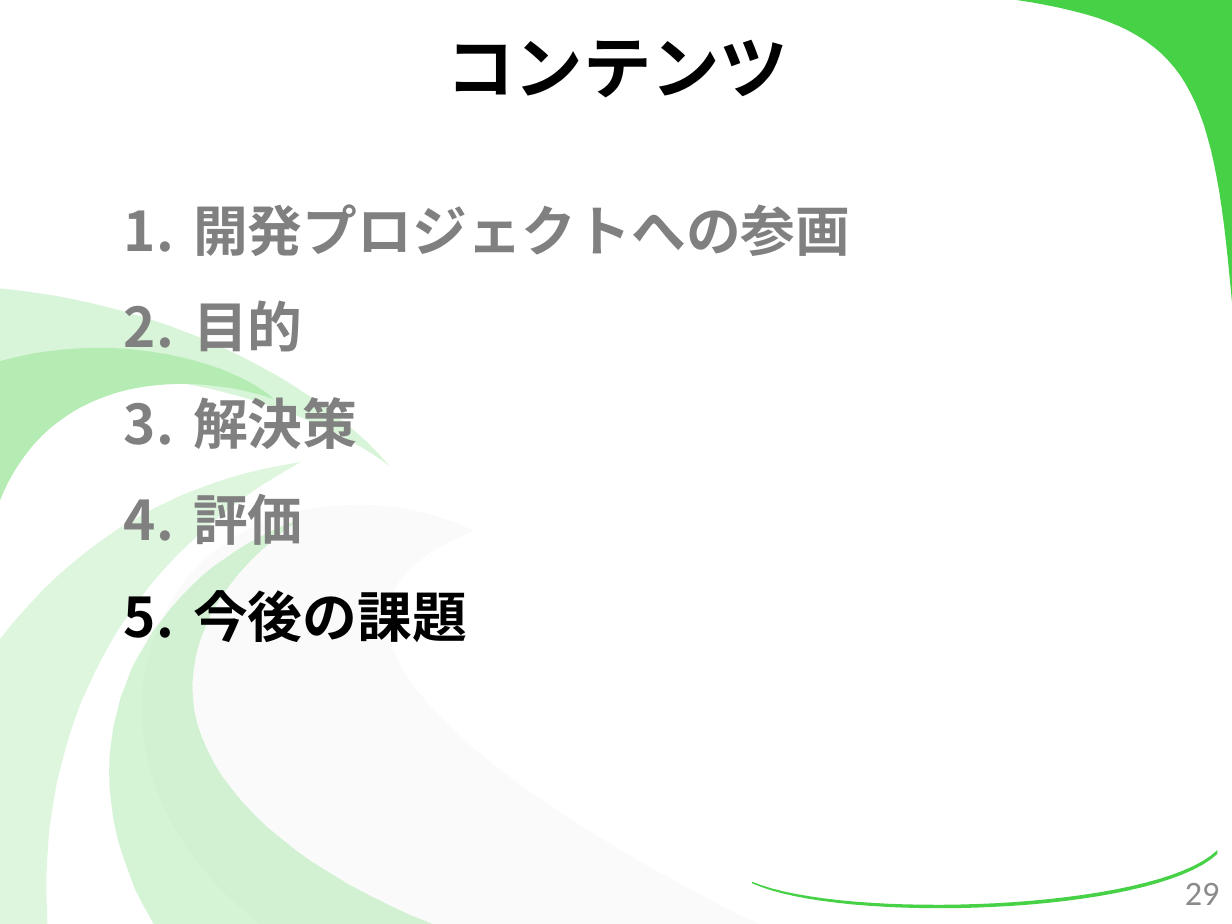
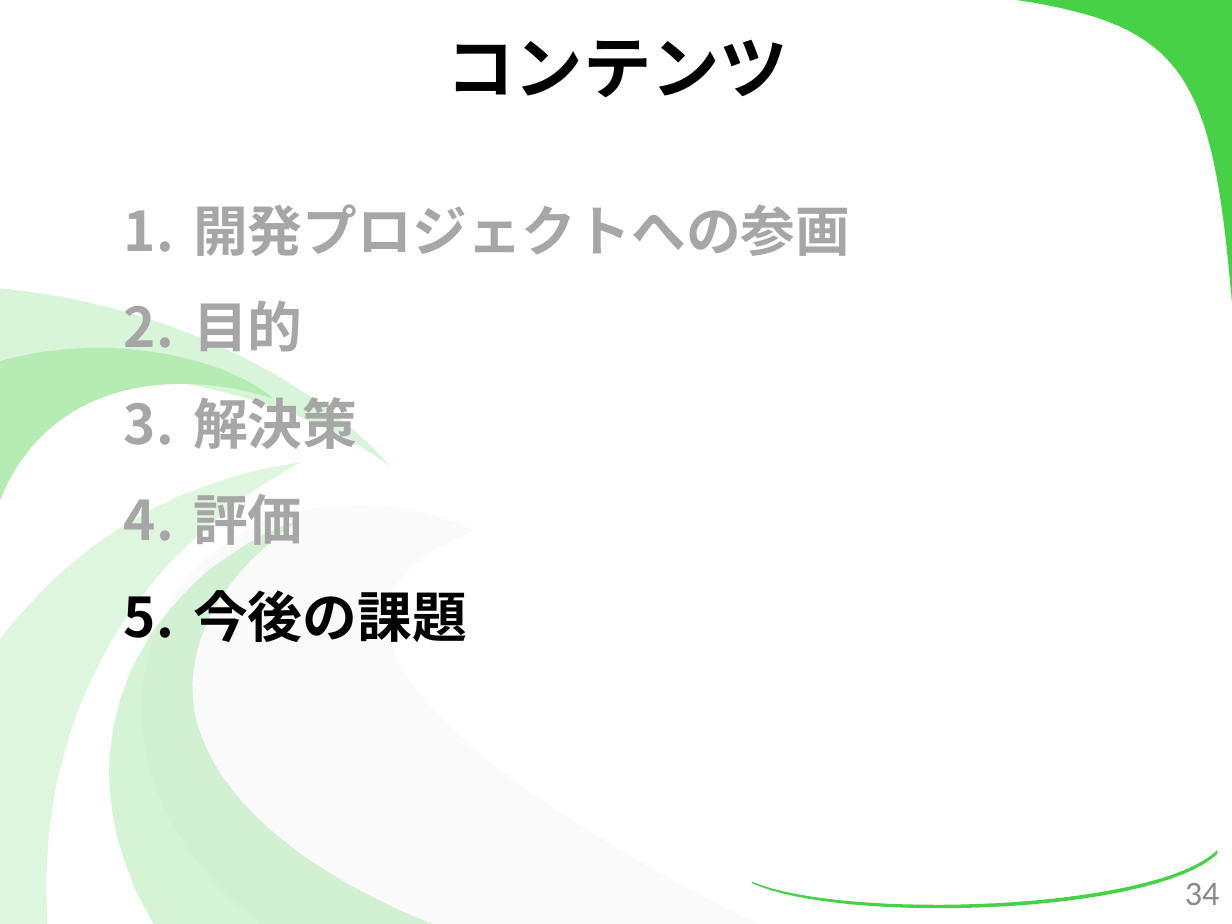
Before and after one commit to kotaro0717/Report-Management, a slide deck: slide 34 of 2.最終報告/3.発表資料/報告資料(最終).pptx (slide 29 before the commit). Drawn at 1232x924 pixels with LibreOffice and Linux fonts; fonts in the diff are those of the drawing. Boxes give left, top, right and bottom in pixels: in the first picture for what was removed or moved away, otherwise in the second. Text is boxed around its words. In the diff, an @@ line names an element or a change of style, - is before the commit and + after.

```diff
--- a/2.最終報告/3.発表資料/報告資料(最終).pptx
+++ b/2.最終報告/3.発表資料/報告資料(最終).pptx
@@ text at (193,204,850,545): text colour #808080 to #A6A6A6 in "開発プロジェクトへの参画", "目的", "解決策", "評価" @@
@@ page number at (1185,883,1220,905): text changed @@
-29
+34
```
Also in this commit, not shown: 31 other slides changed, 15 slides added, 11 slides removed, 6 other files.
